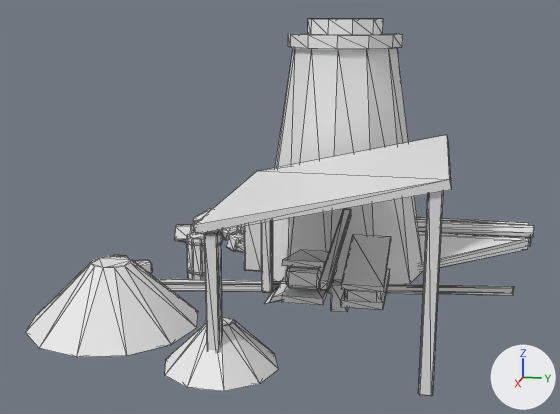
Before and after pictures for a commit that changed the glTF model public/buildings/smelter_3.glb.
Before and after are seen from a 50 mm lens placed at (14.57, 2.65, 5.2), pointed at (0.61, -0.14, 1.71). Lighting does not change. The marker at lower right points along +X, +Y and +Z. The first picture is the older version. Mesh edges are drawn as thin lines. Vertices at exactly the same position are counted once.

The scene before the commit, as lines of its bpy script (objects in view):
```python
me_smelter_3 = bpy.data.meshes.new('smelter_3')
me_smelter_3.from_pydata(...)  # 1196 vertices, 2168 faces; spans x -4.12..4.76, y -4.2..4.97, z -0.2..5.15
me_smelter_3.materials.append(mat_rubble)  # white #e7e7e7
me_smelter_3.materials.append(mat_ashlar_dcd8d0)  # white #e7e7e7
me_smelter_3.materials.append(mat_soot_262422)  # white #e7e7e7
me_smelter_3.materials.append(mat_ember_c8501e)  # white #e7e7e7
me_smelter_3.materials.append(mat_shingles)  # white #e7e7e7
me_smelter_3.materials.append(mat_boards)  # white #e7e7e7
me_smelter_3.materials.append(mat_beam_d8cfc6)  # white #e7e7e7
me_smelter_3.materials.append(mat_leather_6b4a2f)  # white #e7e7e7
me_smelter_3.materials.append(mat_iron_4a4c50)  # white #e7e7e7
me_smelter_3.materials.append(mat_slag_3a3634)  # white #e7e7e7
me_smelter_3.materials.append(mat_charcoal_1e1c1b)  # white #e7e7e7
me_smelter_3.materials.append(mat_ore_7a4a3a)  # white #e7e7e7
me_smelter_3.materials.append(mat_bark)  # white #e7e7e7
ob_smelter_3 = bpy.data.objects.new('smelter_3', me_smelter_3)
ob_smelter_3.location = (0.0, 0.0, 0.0)
```
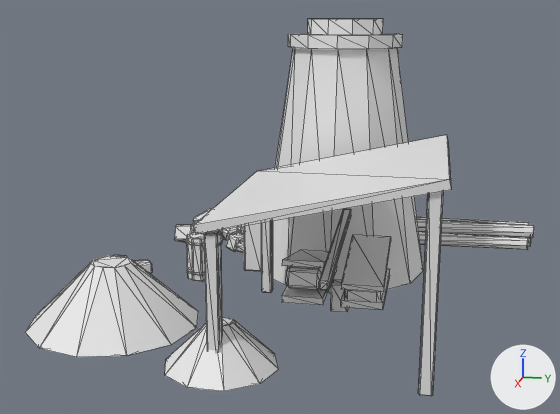
The change, as a list of edits to the scene's bpy script:
```text
Change me_smelter_3:
    where me_smelter_3.from_pydata(...)  # 1196 vertices, 2168 faces; spans x -4.12..4.76, y -4.2..4.97, z -0.2..5.15
    used by ob_smelter_3; location = (0.0, 0.0, 0.0)
    me_smelter_3 part 1
    me_smelter_3.vertices[860].co: (-0.28, 4.26, 0.09) -> (0.66, -3.32, 0.09)  # pixel (512, 288) -> not seen
    me_smelter_3.vertices[861].co: (-0.28, 4.3, 0.13) -> (0.7, -3.32, 0.13)  # pixel (514, 286) -> not seen
    me_smelter_3.vertices[862].co: (-0.32, 4.3, 0.09) -> (0.7, -3.28, 0.09)  # pixel (513, 287) -> not seen
    me_smelter_3.vertices[863].co: (-0.28, 4.3, -0.05) -> (0.7, -3.32, -0.05)  # pixel (513, 295) -> not seen
    me_smelter_3.vertices[864].co: (-0.28, 4.26, -0.01) -> (0.66, -3.32, -0.01)  # pixel (511, 293) -> not seen
    me_smelter_3.vertices[865].co: (-0.32, 4.3, -0.01) -> (0.7, -3.28, -0.01)  # pixel (513, 292) -> not seen
    me_smelter_3 part 2
    me_smelter_3.vertices[1116].co: (1.26, -0.31, 0.0) -> (-3.29, 4.86, 0.0)  # pixel (264, 303) -> pixel (527, 249)
    me_smelter_3.vertices[1117].co: (-1.26, -0.31, -0.01) -> (-3.29, 2.34, -0.01)
    me_smelter_3.vertices[1118].co: (1.26, -0.2, 0.05) -> (-3.4, 4.86, 0.05)  # pixel (269, 302) -> not seen
    me_smelter_3.vertices[1119].co: (-1.26, -0.2, 0.04) -> (-3.4, 2.34, 0.04)
    me_smelter_3.vertices[1120].co: (1.26, -0.16, 0.15) -> (-3.44, 4.86, 0.15)  # pixel (271, 297) -> pixel (527, 241)
    me_smelter_3.vertices[1121].co: (-1.26, -0.15, 0.15) -> (-3.45, 2.34, 0.15)
```

Pixel boxes (x1, y1, x2, y2) of what changed, in the pictures (560 x 414 px; the box of a moved part takes in the faces that stretch with it):
part 1 of me_smelter_3, moved or reshaped (not visible afterwards)
    before: (156, 278, 514, 295)
part 2 of me_smelter_3, moved or reshaped
    before: (265, 235, 528, 304)
    after: (422, 244, 528, 250)
